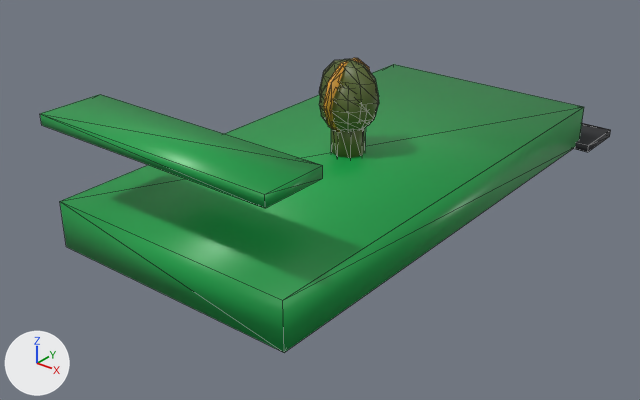
The glTF model assets-src/cars/formula/formula_raw.glb as it was, and as the next commit left it.
Camera for both pictures: a 50 mm camera at (2.36, -3.21, 1.88) aimed at (-0.09, -0.15, -0.02). The lights are fixed; the arrows at lower left show +X, +Y and +Z. The picture after the commit comes second. Mesh edges are drawn as thin lines.

Names of what the first picture shows: 'Formula'.
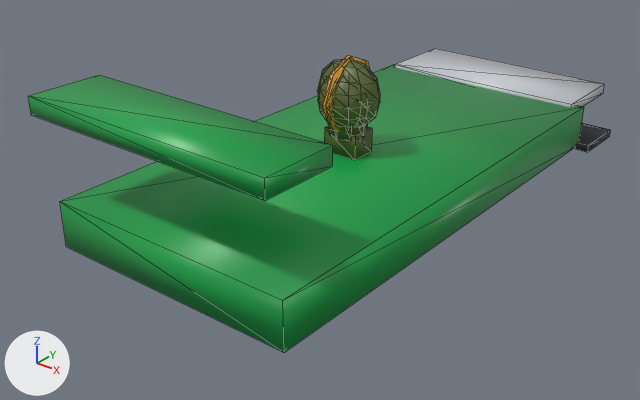
Edits to the bpy script that builds the scene:
```text
Add mat_glass_001:
    mat_glass_001 = principled_material('Glass.001')
    mat_glass_001.base_color = (0.0103, 0.0212, 0.0395)  # dark blue #1a2838
    mat_glass_001.roughness = 0.06
    mat_glass_001.alpha = 0.55
Add mat_trim:
    mat_trim = principled_material('Trim')
    mat_trim.base_color = (0.584, 0.604, 0.638)  # light grey #c9ccd1
    mat_trim.roughness = 0.38
Add mat_rubber_001:
    mat_rubber_001 = principled_material('Rubber.001')
    mat_rubber_001.base_color = (0.00304, 0.00304, 0.00304)  # black #0a0a0a
    mat_rubber_001.roughness = 0.85
Add mat_rubber:
    mat_rubber = principled_material('Rubber')
    mat_rubber.base_color = (0.00304, 0.00335, 0.00439)  # black #0a0b0e
    mat_rubber.roughness = 0.9
Change me_formula:
    used by ob_formula; location = (0.0, 0.0, 0.0)
    remove me_formula.from_pydata(...)  # 338 vertices, 624 faces; spans x -0.7..0.7, y -1.3..1.5, z 0.0..0.69
    add me_formula.from_pydata(...)  # 358 vertices, 652 faces; spans x -0.7..0.7, y -1.32..1.64, z 0.0..0.72
    me_formula part 1: a new loose piece, a box spanning x -0.625..0.625, y -1.325..-0.975, z 0.64..0.72, in mat_paint (green #16a34a)
    me_formula part 2: a new loose piece, a box spanning x -0.575..0.575, y 1.195..1.645, z 0.19..0.25, in mat_trim (light grey #c9ccd1)
    me_formula part 3: a new loose piece, an 8-sided cylinder along z spanning x -0.09..0.09, y -0.14..0.04, z 0.32..0.47, in mat_pilot (dark green #55642c)
    me_formula part 4: a new loose piece, a UV sphere (10 segments, 8 rings, poles along z) spanning x -0.14..0.14, y -0.2..0.1, z 0.35..0.65, in mat_pilot (dark green #55642c)
    me_formula part 5: a new loose piece, a box spanning x -0.09..0.09, y -0.12..0.02, z 0.23..0.35, in mat_pilot (dark green #55642c)
    me_formula part 6: a new loose piece, an 8-sided cylinder along x spanning x -0.009..0.009, y -0.237..0.138, z 0.327..0.702, in mat_trim_001 (orange #e0a030)
    me_formula part 7: the loose piece of 16 vertices spanning x -0.08..0.08, y -0.13..0.03, z 0.2..0.41 is deleted
    me_formula part 8: the loose piece of 8 vertices spanning x -0.6..0.6, y -1.3..-1.0, z 0.6..0.64 is deleted
    me_formula part 9
    148 vertices are removed from x -0.14..0.14, y -0.23..0.13, z 0.33..0.68
    308 faces are deleted
    10 vertices in x -0.11..0.11, y -0.15..0.05, z 0.37..0.51 move by (0.0, 0.0, 0.01)
    4 vertices in x 0.12..0.17, y -0.12..0.02, z 0.43..0.51 move by (0.01, 0.0, 0.01)
    4 vertices in x -0.17..-0.12, y -0.12..0.02, z 0.43..0.51 move by (-0.01, 0.0, 0.01)
    3 vertices in x -0.06..0.06, y -0.13..-0.08, z 0.37..0.43 move by (0.0, -0.01, 0.01)
    3 vertices in x -0.06..0.06, y -0.02..0.03, z 0.37..0.43 move by (0.0, 0.01, 0.01)
    3 vertices in x -0.04..0.04, y -0.13..0.01, z 0.51..0.6 move by (0.0, -0.01, 0.0)
    16 vertices move from x -0.15..0.15, y -0.05..0.06, z 0.34..0.6 to x -0.16..0.16, y -0.05..0.06, z 0.36..0.6
    48 vertices are added at x -0.06..0.06, y 0.01..0.06, z 0.48..0.53
    120 new faces join them, mat_rubber_001 (black #0a0a0a)
    other edits to the shape of me_formula do not show in these pictures
    remove me_formula.materials.append(mat_matte_001)  # dark green #3d4a22
    remove me_formula.materials.append(mat_matte_002)  # black #111111
    add me_formula.materials.append(mat_trim)  # light grey #c9ccd1
    add me_formula.materials.append(mat_rubber)  # black #0a0b0e
    add me_formula.materials.append(mat_glass_001)  # dark blue #1a2838
    add me_formula.materials.append(mat_rubber_001)  # black #0a0a0a
```

Changed parts and their boxes (x1, y1, x2, y2) in the pictures (640 x 400 px):
'Formula', reshaped: before (40, 58, 611, 352); after (28, 48, 611, 352)
part 1 of me_formula, added: after (28, 75, 333, 201)
part 2 of me_formula, added: after (395, 48, 605, 107)
part 3 of me_formula, added: after (330, 124, 367, 141)
part 4 of me_formula, added: after (318, 76, 368, 129)
part 5 of me_formula, added: after (324, 126, 372, 160)
part 6 of me_formula, added: after (322, 56, 370, 131)
part 7 of me_formula, deleted: before (331, 128, 365, 158)
part 8 of me_formula, deleted: before (40, 94, 323, 208)
part 9 of me_formula, built on: before (319, 58, 379, 133); after (318, 61, 380, 126)
